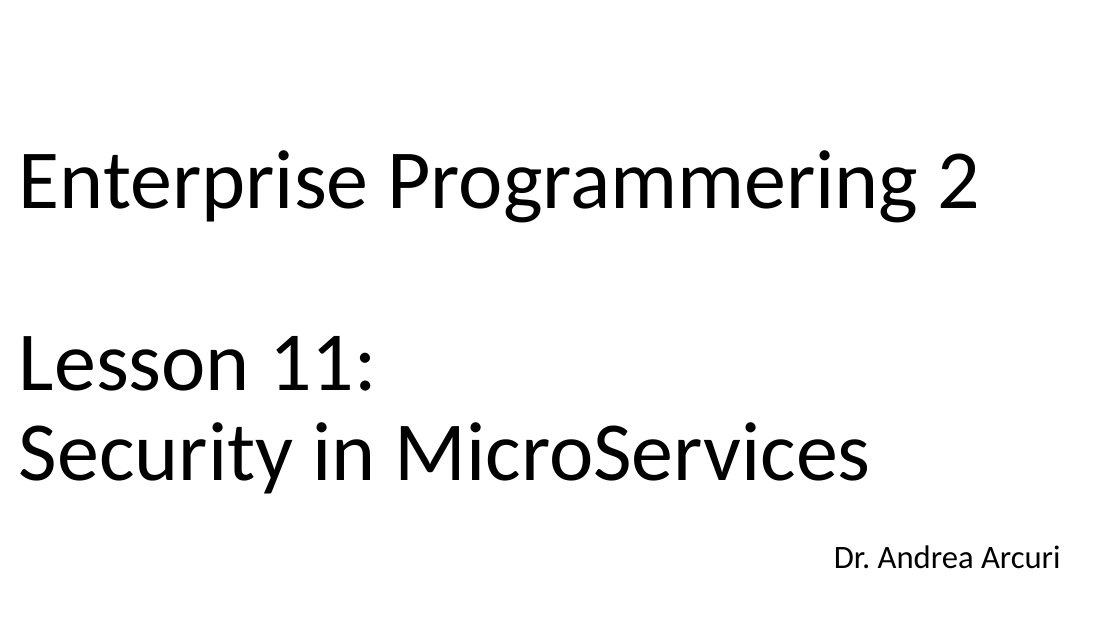
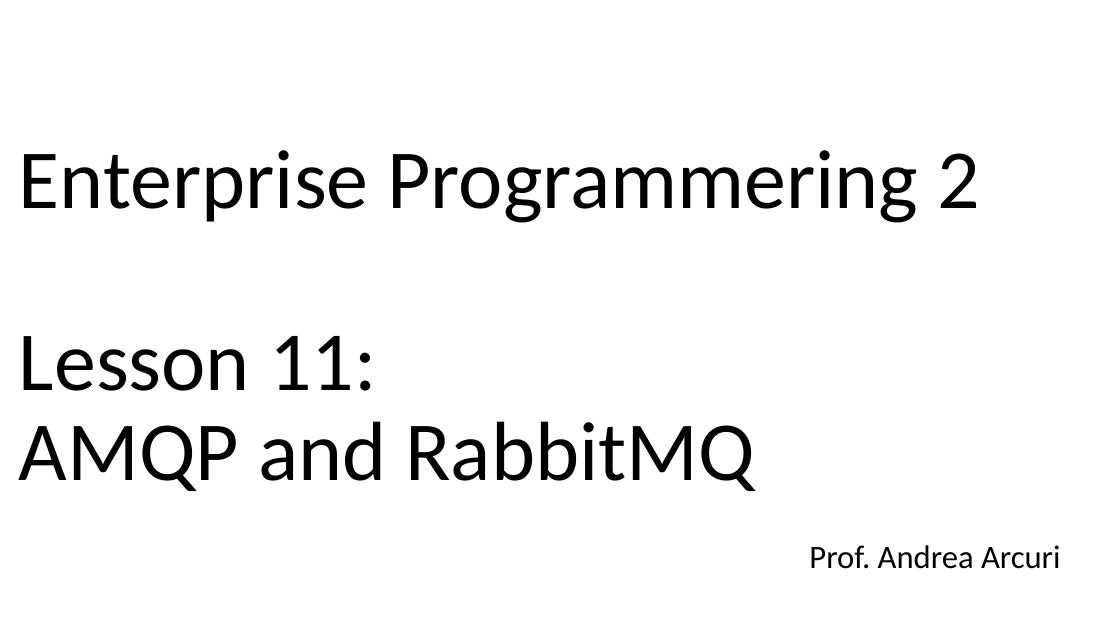
Before and after one commit to arcuri82/testing_security_development_enterprise_systems, a slide deck: slide 1 of doc/advanced/slides/lesson_11.pptx. Drawn at 1120x630 pixels with LibreOffice and Linux fonts; fonts in the diff are those of the drawing. Boxes give left, top, right and bottom in pixels: in the first picture for what was removed or moved away, otherwise in the second. Text is boxed around its words. In the diff, an @@ line names an element or a change of style, - is before the commit and + after.

```diff
--- a/doc/advanced/slides/lesson_11.pptx
+++ b/doc/advanced/slides/lesson_11.pptx
@@ title at (x1=19, y1=150, x2=980, y2=491): text changed @@
-Enterprise Programmering 2
-Lesson 11:
-Security in MicroServices
+Enterprise Programmering 2
+Lesson 11:
+AMQP and RabbitMQ
@@ subtitle at (x1=809, y1=545, x2=1061, y2=569): text changed @@
-Dr. Andrea Arcuri
+Prof. Andrea Arcuri
```
Also in this commit, not shown: 2 other slides changed, 7 slides added, 10 slides removed, 17 other files.
